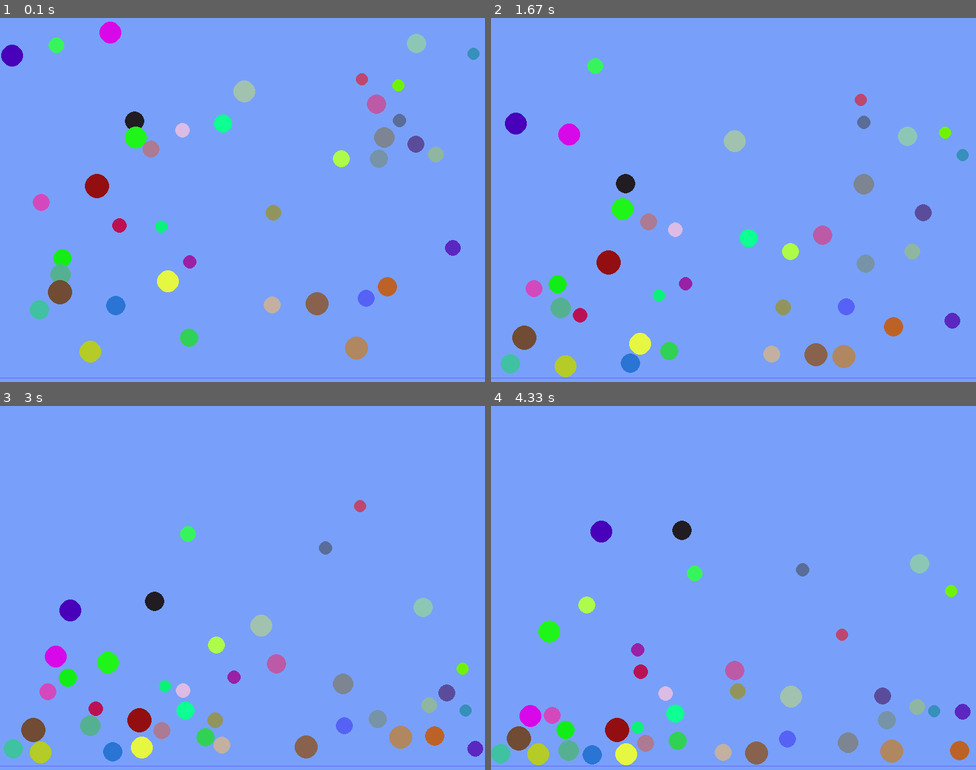
Above: before the commit, frames 1-4 (two rows, left to right).
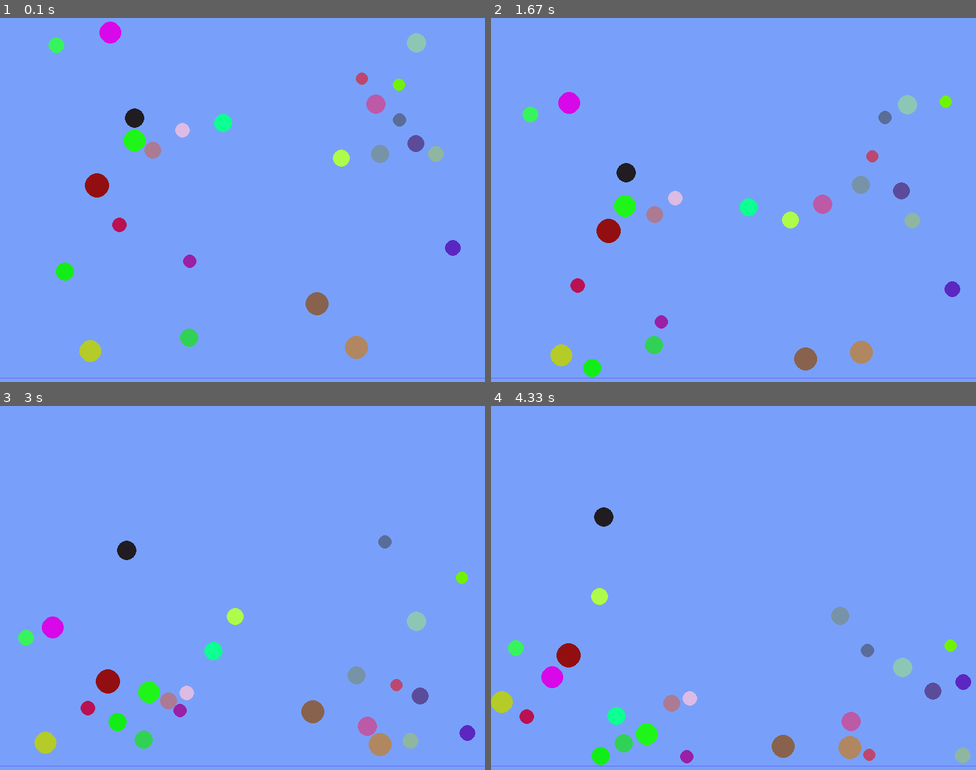
Above: after the commit, the same moments.

Repository: maciejbac/pyGame
Game: pygame game, started from main.py
Two runs of this game, one before a commit and one after it. Both use one fixed random seed, a clock stepped at 60 frames per second and the inputs below.
Inputs (mouse positions are in pixels of both pictures, inside the frame that each line leads up to):
- Up to frame 1 (0.1 s): no input
- Up to frame 2 (1.67 s): no input
- Up to frame 3 (3 s): no input
- Up to frame 4 (4.33 s): click (903, 675) at 3.38 s

The runs differ from the first frame. In frame 1, 2.9% of the frame differs, in the area x 0-99%, y 4-95%; in frame 2, 8.3%; in frame 3, 8.7%, in the area x 0-100%, y 25-99%; in frame 4, 8.7%.

Commit message:
Improved overlap detection

Diff:
--- a/main.py
+++ b/main.py
@@ -12,8 +12,8 @@
 (width, height) = (800, 600)
 background_color = (120, 160, 250)
 pygame.display.set_caption('Ball game')
-particle_count = 40
-gravity = (math.pi, 0.03)
+particle_count = 25
+gravity = (math.pi, 0.02)
 drag = 0.999
 elasticity = 0.85
 particle_max_size = 20
@@ -113,10 +113,11 @@
         p2.speed *= elasticity
 
         angle = 0.5 * math.pi + tangent
-        p1.x += math.sin(angle)
-        p1.y -= math.cos(angle)
-        p2.x -= math.sin(angle)
-        p2.y += math.cos(angle)
+        overlap = 0.5 * (p1.size + p2.size - distance + 1)
+        p1.x += math.sin(angle) * overlap
+        p1.y -= math.cos(angle) * overlap
+        p2.x -= math.sin(angle) * overlap
+        p2.y += math.cos(angle) * overlap
 
 
 # Create a number of Particle objects using random values to populate the screen
